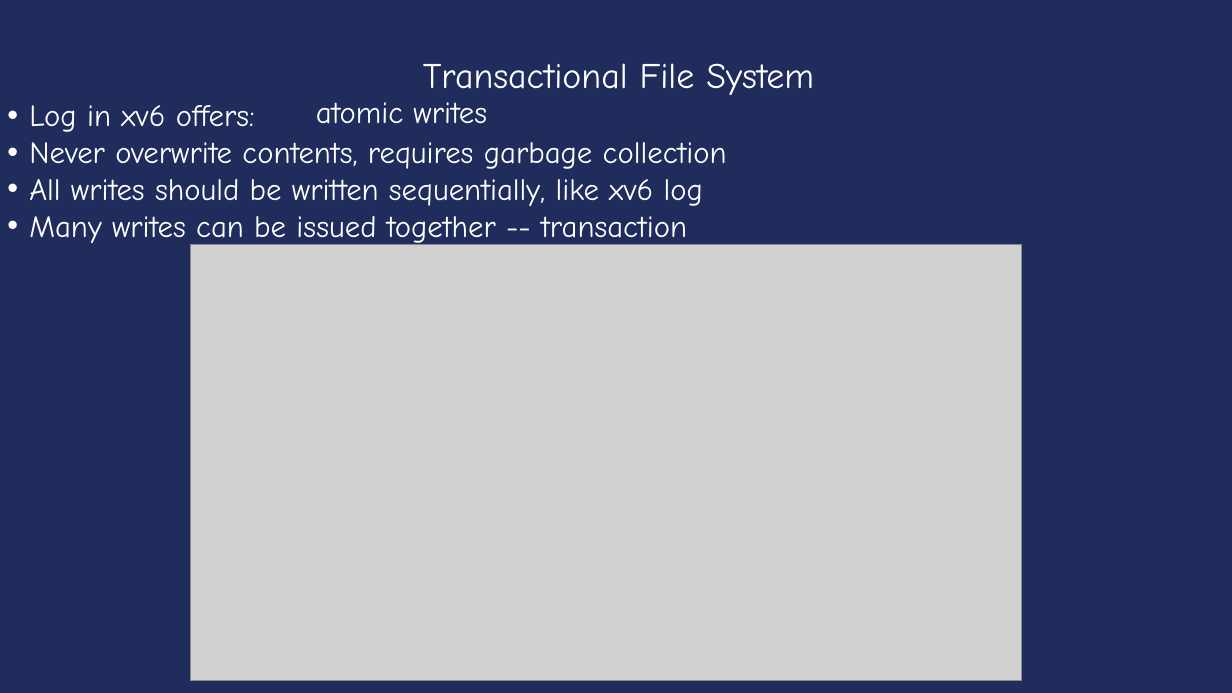
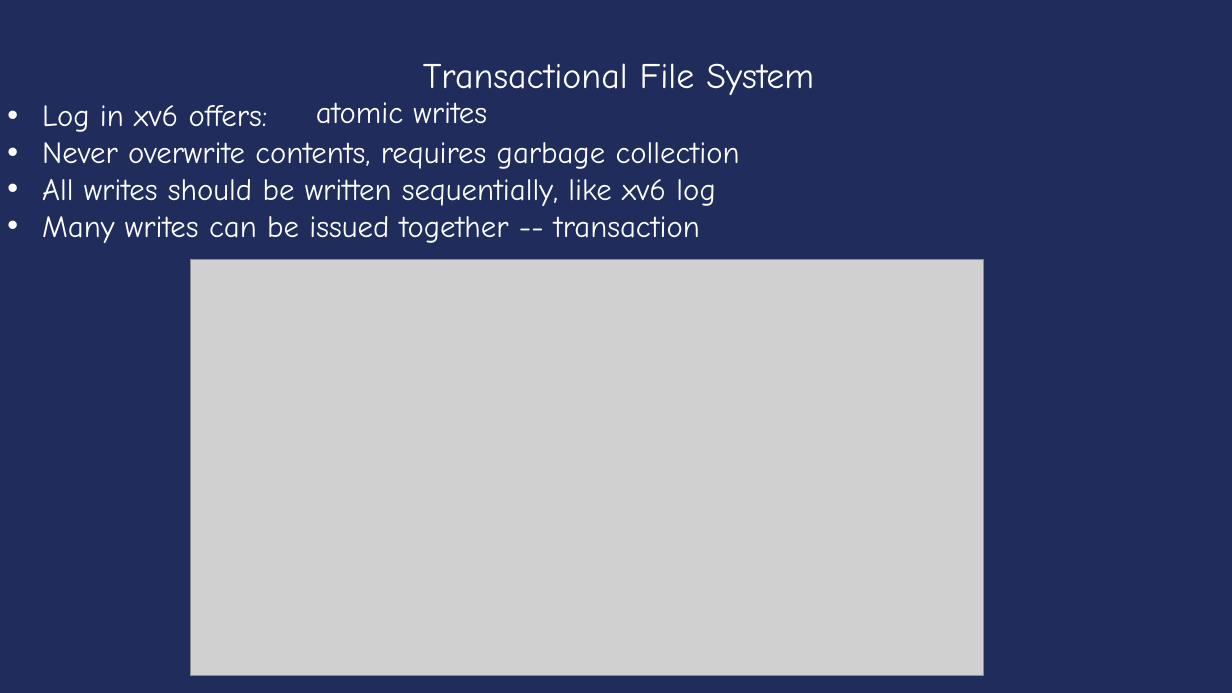
Before and after one commit to Rpersie/xv6-course, a slide deck: slide 33 of yale/ppt/ppt-english/Lecture11-File systems (2) .ppt. Drawn at 1232x693 pixels with LibreOffice and Linux fonts; fonts in the diff are those of the drawing; grey boxes stand for pictures. Boxes give left, top, right and bottom in pixels: in the first picture for what was removed or moved away, otherwise in the second. Text is boxed around its words. In the diff, an @@ line names an element or a change of style, - is before the commit and + after.

```diff
--- a/yale/ppt/ppt-english/Lecture11-File systems (2) .ppt
+++ b/yale/ppt/ppt-english/Lecture11-File systems (2) .ppt
@@ text at (x1=42, y1=105, x2=740, y2=243): indent changed @@
@@ picture resized from (x1=190, y1=245, x2=1021, y2=681) to (x1=190, y1=260, x2=984, y2=675) @@
```
Also in this commit, not shown: 38 other slides changed, 16 other files.
